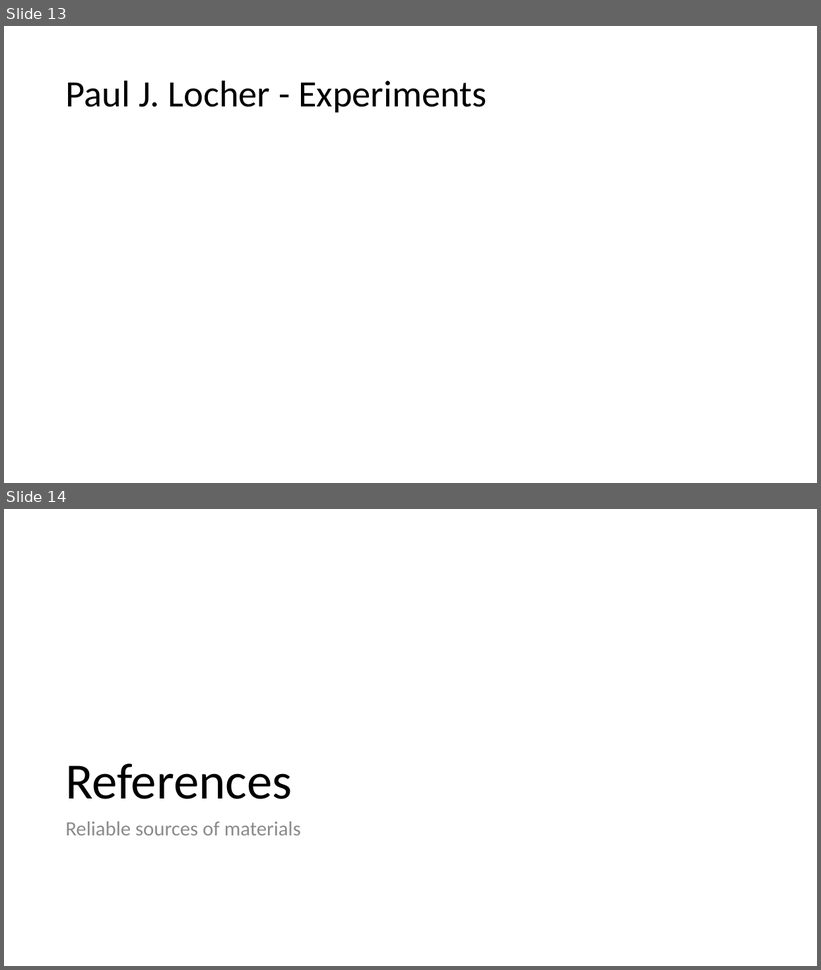
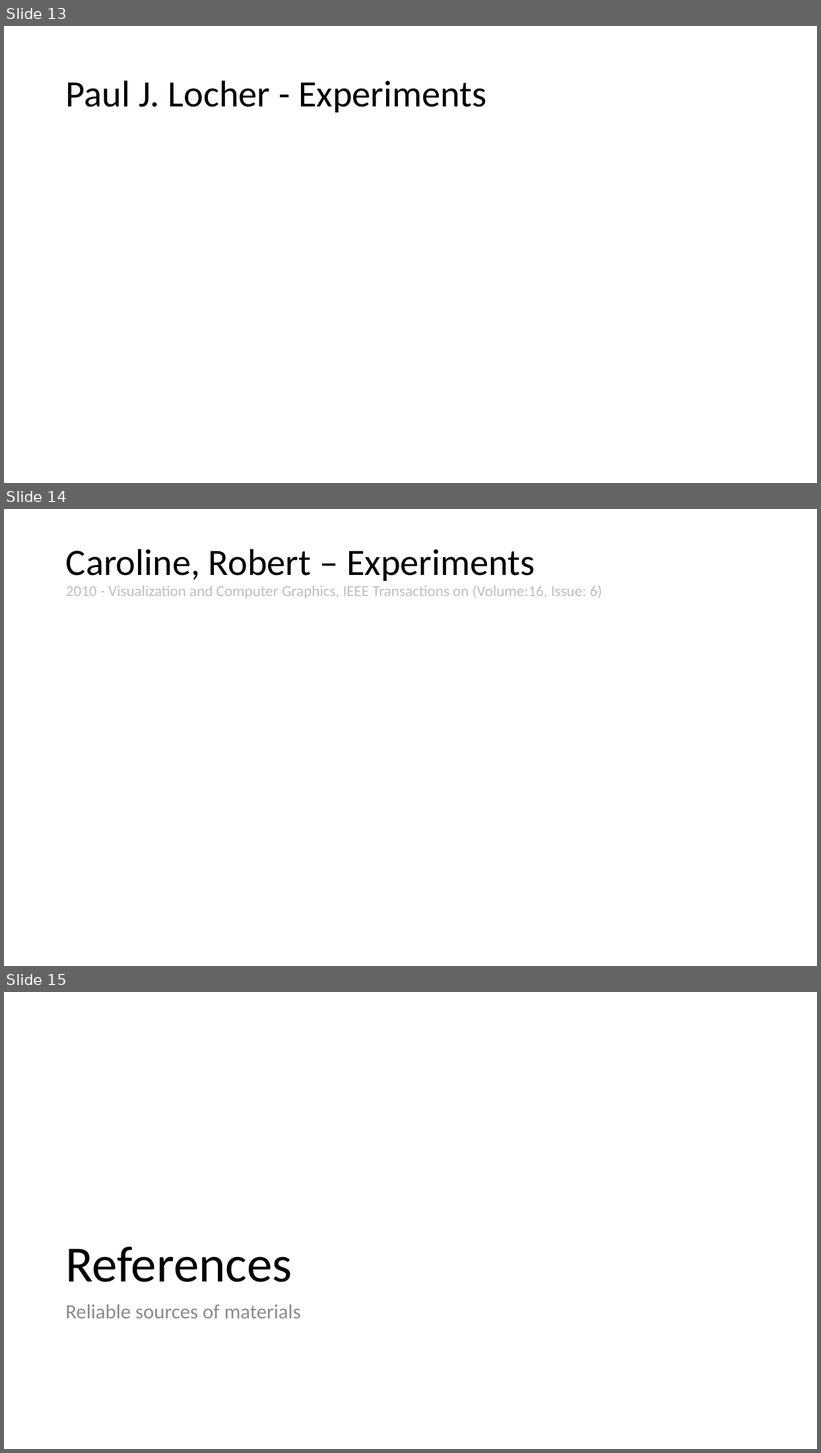
Before and after one commit to PatriciaXiao/Conclusion, a slide deck: Conclusion.pptx. Shown one above the other, each under a label of ours: slides 13 and 14 before the commit, slides 13, 14 and 15 after it. The pictures are 821x970 and 821x1453 pixels, drawn with LibreOffice and Linux fonts; fonts in the diff are those of the drawing. Boxes give left, top, right and bottom in pixels: in the first picture for what was removed or moved away, otherwise in the second. Text is boxed around its words. In the diff, an @@ line names an element or a change of style, - is before the commit and + after.

Commit message:
11242015
Remaining:
Space
Light
Color
Movement
Dynamics

```diff
--- a/Conclusion.pptx
+++ b/Conclusion.pptx
@@ slide 14 added at bbox=[4, 509, 817, 966], background #FFFFFF @@
@@ title added at bbox=[66, 549, 603, 599], 18 pt, text #BFBFBF @@
+Caroline, Robert – Experiments
+2010 - Visualization and Computer Graphics, IEEE Transactions on (Volume:16, Issue: 6)
@@ what was slide 14 is now slide 15 @@
```
